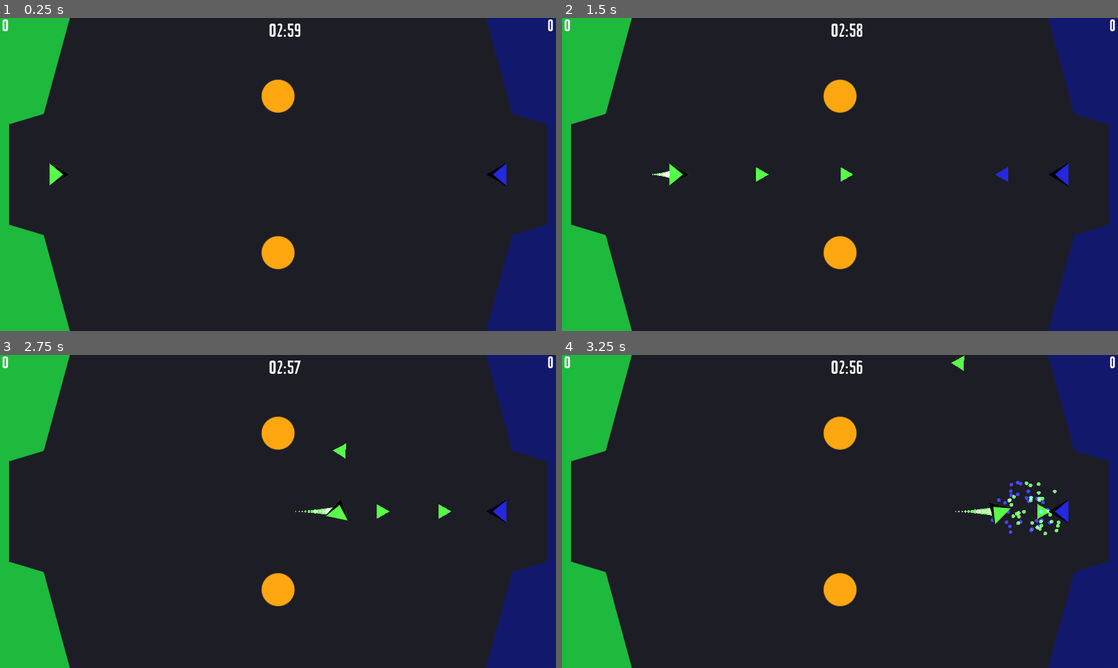
Above: before the commit, frames 1-4 (two rows, left to right).
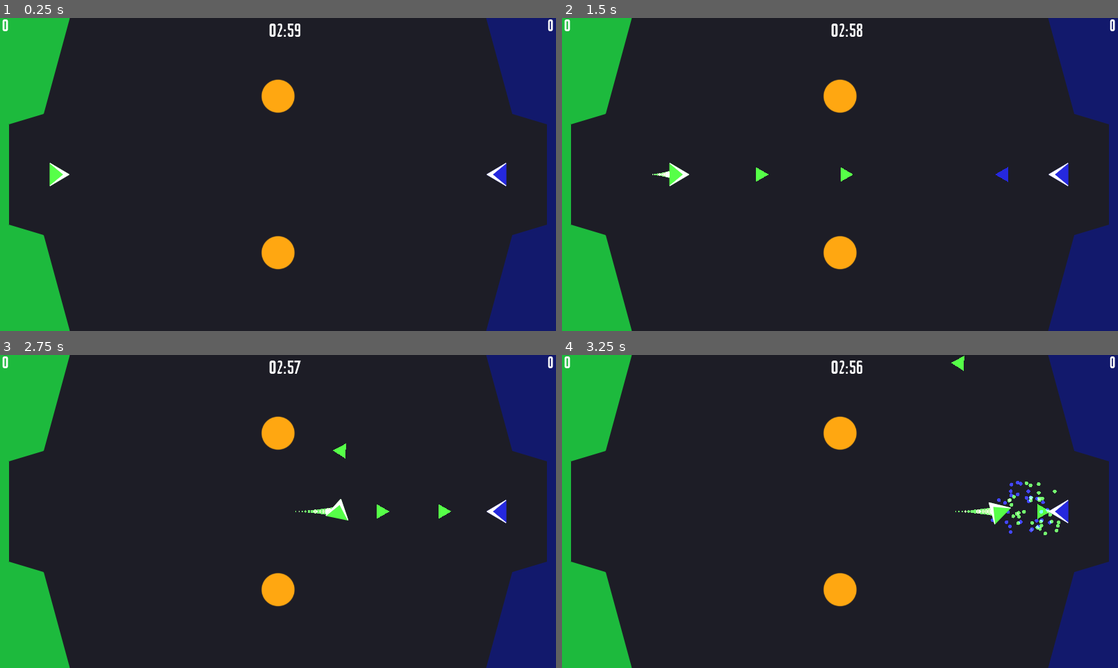
Above: after the commit, the same moments.

Repository: Skorpio-X/Bullet-Ball
Game: Godot game, scene res://game_scene.tscn
Same seed, same stepped clock (60 frames per second), same inputs: the game is played once before the commit and once after it.
Inputs:
- Up to frame 1 (0.25 s): no input
- Up to frame 2 (1.5 s): tap Enter (restart) at 0.5 s; hold F (player1_shoot) 0.53-1.28 s; hold W (player1_forward) from 0.53 s (still down); tap Ctrl (player2_shoot) at 1.35 s
- Up to frame 3 (2.75 s): release W (player1_forward) at 2.03 s; hold A (player1_left) from 2.03 s (still down); hold F (player1_shoot) from 2.03 s (still down)
- Up to frame 4 (3.25 s): keep holding A (player1_left); release F (player1_shoot) at 2.78 s; tap Ctrl (player2_shoot) at 2.85 s

The runs differ from the first frame. In frame 1, 0.1% of the frame differs, in the area x 8-92%, y 46-54%; in frame 2, 0.1%; in frame 3, 0.1%; in frame 4, 0.1%.

Commit message:
Static boundaries are more precise now.

Diff:
--- a/Player.tscn
+++ b/Player.tscn
@@ -69,7 +69,6 @@
 
 [node name="player" type="RigidBody2D"]
 
-editor/display_folded = true
 input_pickable = false
 collision_layer = 2
 collision_mask = 1
@@ -122,7 +121,7 @@
 
 polygon = PoolVector2Array( -15, -26, 29, 0, -15, 26, 16.5, 0 )
 uv = PoolVector2Array(  )
-color = Color( 0, 0, 0, 1 )
+color = Color( 1, 1, 1, 1 )
 vertex_colors = PoolColorArray(  )
 offset = Vector2( 0, 0 )
 antialiased = true
Not shown: 5 places in game_scene.tscn that only renumber resources
